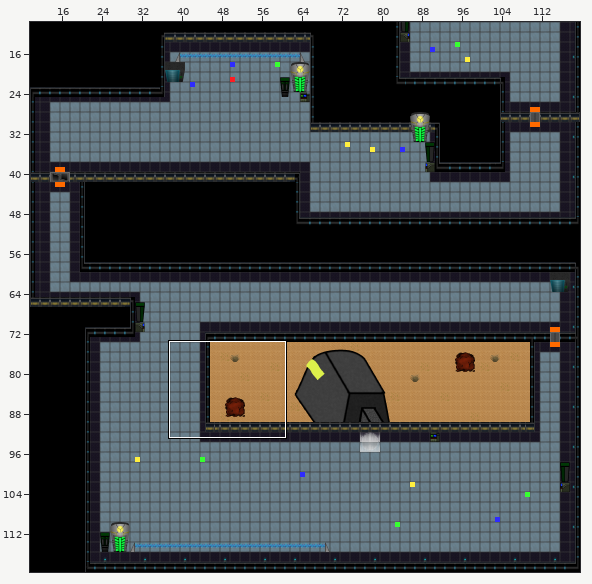
Two states of a Tiled map, Level 5.tmx. Above: a wide view before the commit, with the close-up outlined.
Close-up. Before:
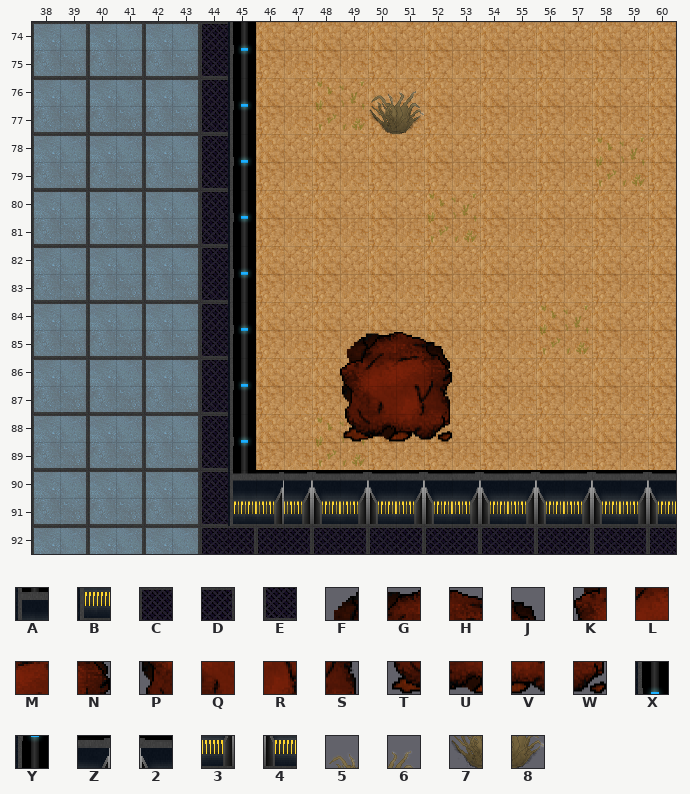
Cells are 32x32 px. Shown: x 38..60, y 74..92. The commit also changed other parts of the map, which this record leaves out.
Key: from "CNTLR": A 0, B 2; from "Grate": C 0, D 1, E 2; from "LBoulderSA": F 0, G 1, H 2, J 3, K 4, L 5, M 6, N 7, P 8, Q 9, R 10, S 11, T 12, U 13, V 14, W 15; from "SWRE": X 1, Y 3; from "SWUE": Z 0, 2 1, 3 2, 4 3; from "Wasteland Bush": 5 0, 6 1, 7 2, 8 3.
_ is an empty cell.
Layers that did not change in this view are not listed.
Layer "Ship" before, first column x 44:
74 _______________
75 _______________
76 ______56_______
77 ______78_______
78 _______________
79 _______________
80 _______________
81 _______________
82 _______________
83 _______________
84 _______________
85 _____FGHJ______
86 _____KLMN______
87 _____PQRS______
88 _____TUVW______
89 _______________
90 _______________
91 _______________
92 _______________
Layer "Base" before, first column x 44:
74 CX_______________
75 EY_______________
76 CX_______________
77 EY_______________
78 CX_______________
79 EY_______________
80 CX_______________
81 EY_______________
82 CX_______________
83 EY_______________
84 CX_______________
85 EY_______________
86 CX_______________
87 EY_______________
88 CX_______________
89 EY_______________
90 CAZZ2Z2Z2Z2Z2Z2Z2
91 EB334343434343434
92 CDCDCDCDCDCDCDCDC
After:
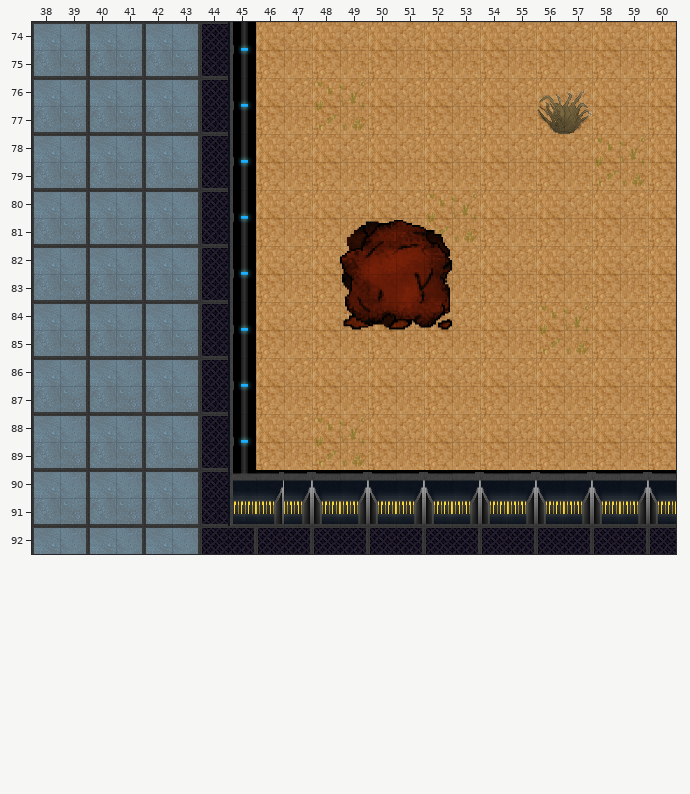
What changed:
Layer "Ship" (removed):
y 76: x 50..51 56 -> __
y 77: x 50..51 78 -> __
y 85: x 49..52 FGHJ -> ____
y 86: x 49..52 KLMN -> ____
y 87: x 49..52 PQRS -> ____
y 88: x 49..52 TUVW -> ____
Layer "Base":
y 76: x 56..57 __ -> 56
y 77: x 56..57 __ -> 78
y 81: x 49..52 ____ -> FGHJ
y 82: x 49..52 ____ -> KLMN
y 83: x 49..52 ____ -> PQRS
y 84: x 49..52 ____ -> TUVW
Boxes around the changes in both close-ups, in picture pixels (x1, y1, x2, y2):
removed: (369, 91, 424, 134)
added: (537, 91, 592, 134)
changed: (340, 220, 452, 442)
